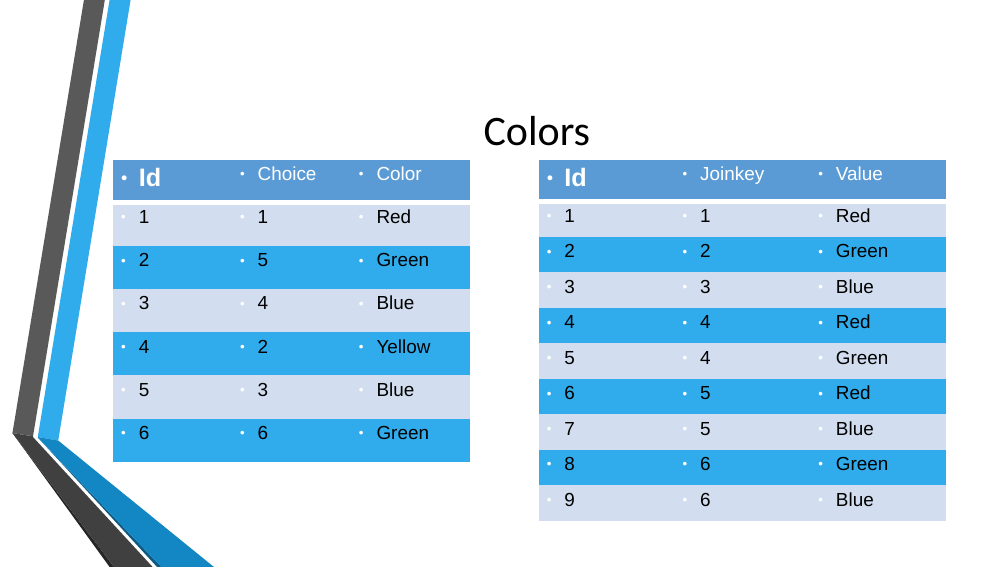
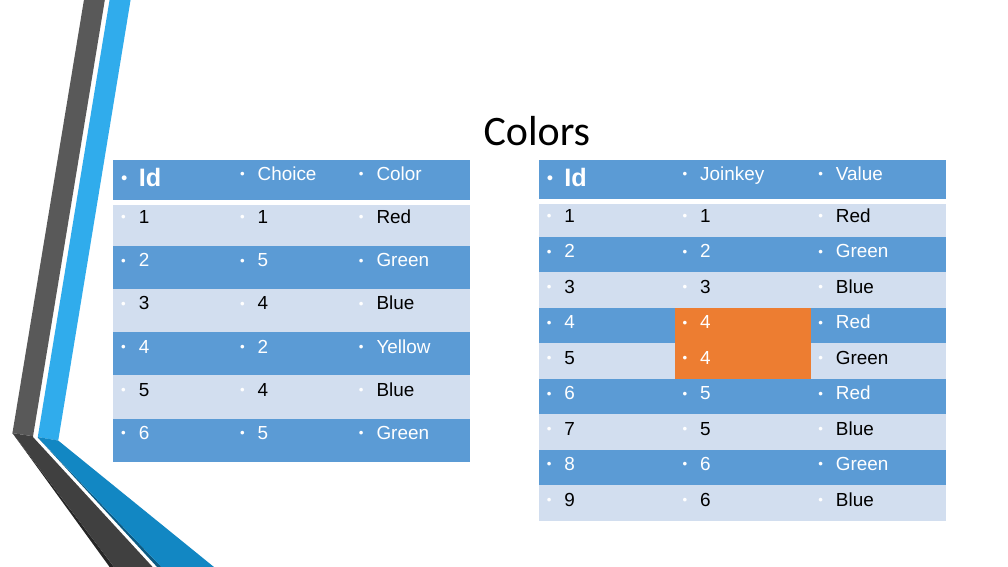
Before and after one commit to MGIS-UMN/GIS5577_week4, a slide deck: slide 4 of Advanced_DB_queries.odp. Drawn at 1008x567 pixels with LibreOffice and Linux fonts; fonts in the diff are those of the drawing; background and template pictures are left out. Boxes give left, top, right and bottom in pixels: in the first picture for what was removed or moved away, otherwise in the second. Text is boxed around its words. In the diff, an @@ line names an element or a change of style, - is before the commit and + after.

```diff
--- a/Advanced_DB_queries.odp
+++ b/Advanced_DB_queries.odp
@@ table at (113, 160, 470, 462) @@
-row 6, column 2: 3
+row 6, column 2: 4
-row 7, column 2: 6
+row 7, column 2: 5
@@ fill #30ACEC to #5B9BD5 in 9 cells @@
@@ text colour #000000 to #FFFFFF in "2", "5", "Green", "4" and 4 more places @@
@@ table at (539, 160, 948, 510) @@
@@ fill #30ACEC to #5B9BD5 in 11 cells @@
@@ fill #30ACEC to #ED7D31 in row 5, column 2 @@
@@ fill #D2DEEF to #ED7D31 in row 6, column 2 @@
@@ text colour #000000 to #FFFFFF in "2", "2", "Green", "4" and 9 more places @@
```
Also in this commit, not shown: 1 other slide changed, 1 slide added, 1 other file.
